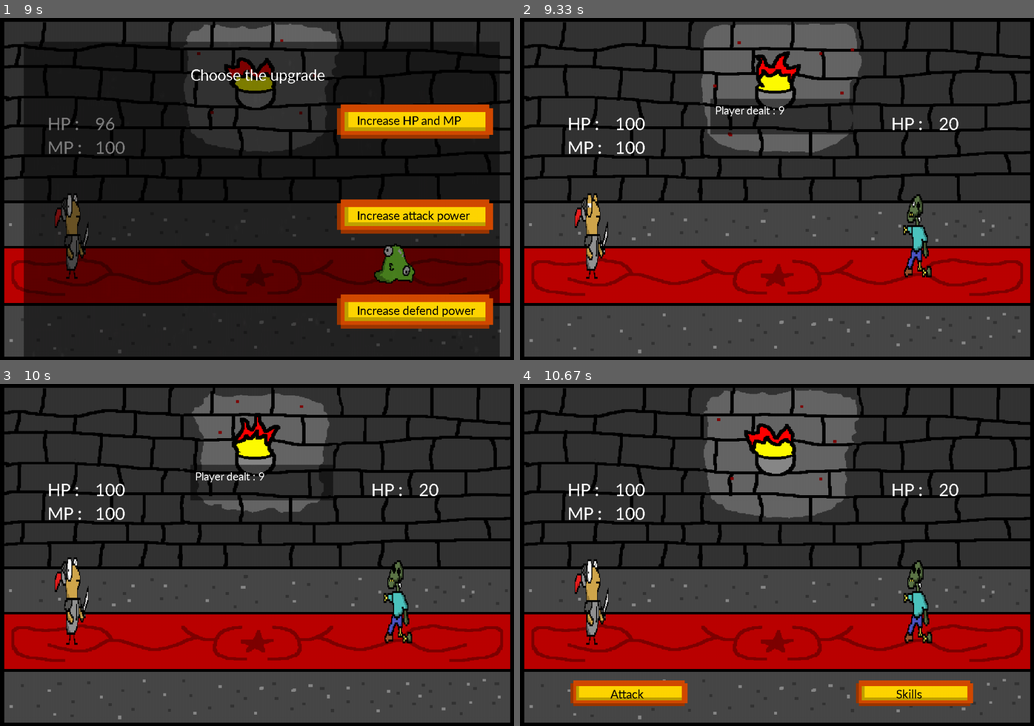
Above: before the commit, frames 1-4 (two rows, left to right).
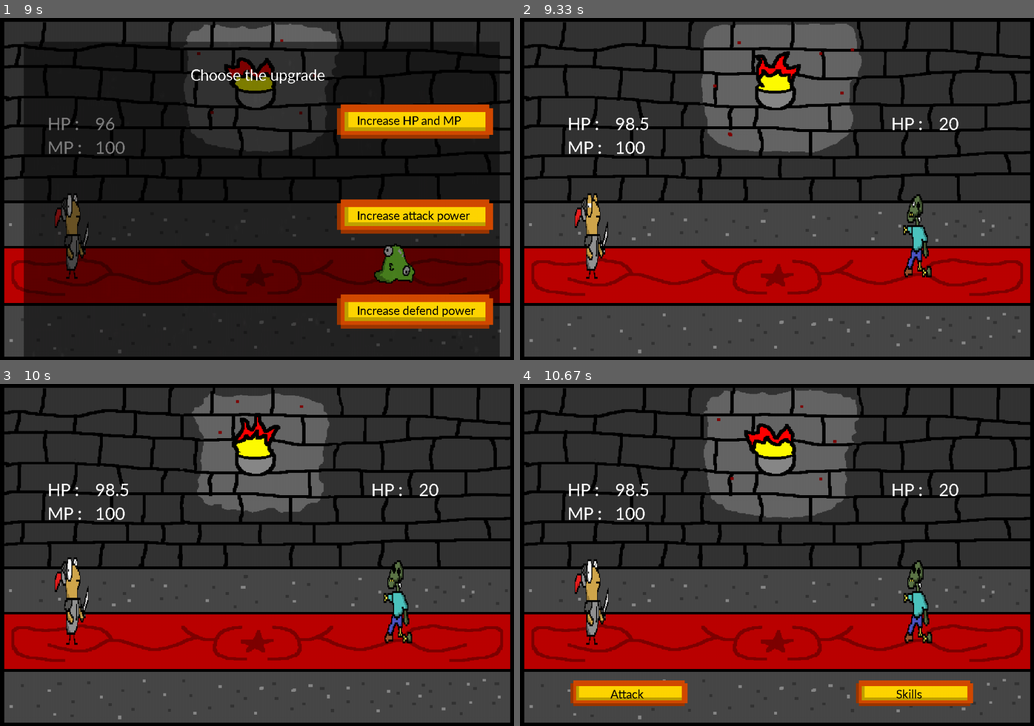
Above: after the commit, the same moments.

Repository: endamonking/CPE327ProjectPygame
Game: pygame game, started from main.py
Same seed, same stepped clock (60 frames per second), same inputs: the game is played once before the commit and once after it.
Inputs (mouse positions are in pixels of both pictures, inside the frame that each line leads up to):
- Up to frame 1 (9 s): press the mouse at (262, 212) at 0.37 s; move the mouse to (179, 240) at 0.47 s; release the mouse at (97, 267) at 0.6 s; press the mouse at (262, 332) at 0.7 s; move the mouse to (174, 219) at 0.8 s; release the mouse at (82, 106) at 0.93 s; press the mouse at (107, 325) at 1.03 s; move the mouse to (210, 243) at 1.13 s; release the mouse at (318, 165) at 1.27 s; press the mouse at (107, 325) at 2.37 s; move the mouse to (277, 192) at 2.47 s; release the mouse at (447, 59) at 2.6 s; press the mouse at (107, 325) at 4.1 s; move the mouse to (159, 267) at 4.2 s; move the mouse to (205, 206) at 4.3 s; release the mouse at (205, 206) at 4.33 s; click (411, 250) at 4.88 s; press the mouse at (411, 250) at 5.2 s; move the mouse to (380, 202) at 5.3 s; release the mouse at (344, 158) at 5.43 s; click "HP :" at 6.62 s; click "Next" at 7.85 s; move the mouse to (411, 250) at 8.97 s
- Up to frame 2 (9.33 s): press the mouse at (931, 250) at 9 s; move the mouse to (936, 216) at 9.1 s; release the mouse at (941, 182) at 9.23 s
- Up to frame 3 (10 s): no input
- Up to frame 4 (10.67 s): no input

Frame 1 is identical in both runs. In frame 2, 2.3% of the frame differs, in the area x 18-65%, y 23-34%; in frame 3, 2.3%; in frame 4, 0.1%.

Commit message:
Merge with Mickey file/change sound effect to global
- Merge with Mickey code, and change sound to global variable

Diff:
--- a/enemy.py
+++ b/enemy.py
@@ -12,6 +12,12 @@
 pygame.mixer.pre_init(44100,16,2,4096)
 #load asset
 BLACK = (0,0,0)
+WIDTH = 1080
+HEIGHT = 720
+WIN = pygame.display.set_mode((WIDTH, HEIGHT))
+fireBallEF = pygame.transform.scale(pygame.image.load(
+    os.path.join('Asset', 'Effect', 'fireBall.png')), (1800, 300))
+fireBallEF = pygame.transform.rotate(fireBallEF,180)
 animation_cooldown = 500
 blackScreen = pygame.transform.scale(pygame.image.load(os.path.join('Asset', 'blackScreen.jpg')), (300, 75))
 boss_effect = pygame.transform.scale(pygame.image.load(os.path.join('Asset', 'boss_effect.png')), (200, 200))
@@ -30,6 +36,7 @@
         self.attackPoint = attackPoint
         self.currentAtkPoint = self.attackPoint
         self.lastUpdate = pygame.time.get_ticks()
+        self.EfxLastUpdate = pygame.time.get_ticks() + 1
         self.i = 0
         self.enemy_image = pygame.image.load(f'Asset/{self.name}/0.png')
         self.enemy_image = pygame.transform.scale(self.enemy_image, (xScale, yScale))
@@ -38,9 +45,11 @@
         self.defendBuff = False
         self.attackBuff = False
         self.action = "idle"
+        self.showWhat = "nothing"
         self.casting = False
         self.skillList = []
         self.revi = 0
+        self.efxI = 0
         #Slime sound effect
         self.slime_attack = mixer.Sound(r'sound effect\Slime\regenerate.mp3')
         self.slime_attack.set_volume(0.04)
@@ -102,7 +111,6 @@
         self.boss2_drain_mana = mixer.Sound(r'sound effect\Dark knight P2\dark ball.mp3')
         self.boss2_drain_mana.set_volume(0.02)
 
-
     def getAttackPower(self):
         return self.attackPoint
 
@@ -168,13 +176,15 @@
             enemy.death = True
         return damaged, "monster"
     #dragon skill
-    def attackDragon(self,enemy):
+    def attackDragon(self,enemy,currentTime):
         global Defi
         print(Defi)
         rand = random.randint(1,100)
         damaged = 0
         if rand < 21:
             self.dragon_fire_breath.play()
+
+            self.displayFireBallEffect(WIN,currentTime)
             print("fire breathing")
             damaged = self.attackPoint * 1.5
 
@@ -200,7 +210,17 @@
             enemy.currentHp = 0
             enemy.death = True
         return damaged, "monster"
-
+    def displayFireBallEffect(self, WIN, currentTime):
+        if (currentTime - self.EfxLastUpdate >= 100):
+            self.EfxLastUpdate = currentTime
+            if self.efxI < 12:
+                self.efxI = self.efxI+1
+            else:
+                self.showWhat = "nothing"
+                self.efxI = 0
+                return
+        # width come from total width / total frame
+        WIN.blit(fireBallEF, (150 + ((12-self.efxI) * 50), 330), (((12-self.efxI) * 100), 0, 100, 300))
     #werewolf1 skill
     def attackWerewolf1(self,enemy):
         global Defi
@@ -448,6 +468,7 @@
                 self.revi = self.revi + 1
             else:
                 self.death = True
+            return gameStage
         elif self.currentHp <= 0 and self.name == "werewolf1":
             print("knight become werewolf")
             gameStage = "Next"
--- a/player.py
+++ b/player.py
@@ -5,6 +5,7 @@
 import os
 import button
 import math
+
 
 # Background music
 from pygame import mixer
@@ -145,12 +146,12 @@
             match self.passiveName:
                 case "Divine will":  # afterTurn
                     self.currentHp = self.currentHp + \
-                        (self.maxHp * self.passiveLevel)
+                        (self.maxHp * self.passiveLevel)*0.5
                     if self.currentHp >= self.maxHp:
                         self.currentHp = self.maxHp
                 case "Odin absolution":
                     self.currentMp = self.currentMp + \
-                        (self.maxMp * self.passiveLevel)
+                        (self.maxMp * self.passiveLevel)*0.5
                     if self.currentMp >= self.maxMp:
                         self.currentMp = self.maxMp
                 case _:
@@ -172,7 +173,7 @@
     def displayFireBallEffect(self, WIN, currentTime):
         if (currentTime - self.EfxLastUpdate >= 100):
             self.EfxLastUpdate = currentTime
-            if self.efxI < 17:
+            if self.efxI < 12:
                 self.efxI = self.efxI+1
             else:
                 self.showWhat = "nothing"
@@ -258,7 +259,7 @@
 
                     enemy.action = "stunned"
                     enemy.currentHp = enemy.currentHp - dmg
-                    self.currentMp = self.currentMp - 15
+                    self.currentMp = self.currentMp - 35
                     self.turn = False
                     enemy.turn = True
                     self.passiveCounter = 0
@@ -274,6 +275,7 @@
                     if dmg <= 0:
                         dmg = 0
                     self.player_paralyze.play()
+
 
                     enemy.action = "stunned"
                     self.currentMp = self.currentMp - 5
@@ -300,7 +302,7 @@
                     self.showWhat = "noMana"
                 return 0, "player"
             case "Restore mana":
-                reMana = self.attackPoint * 1.5
+                reMana = self.attackPoint * 1.1
                 self.currentMp = self.currentMp + reMana
                 if self.currentMp >= self.maxMp:
                     self.currentMp = self.maxMp
@@ -348,7 +350,6 @@
                     dmg = (self.currentAttackPoint * 2)
                     if dmg <= 0:
                         dmg = 0
-
                     self.player_lighting.play()
                     enemy.currentHp = enemy.currentHp - dmg
                     self.currentMp = self.currentMp - 25
--- a/stage1.py
+++ b/stage1.py
@@ -106,7 +106,7 @@
     elif monster.currentHp <= 0:
         gameState = monster.isDead()
     else:
-        turn(mainplayer, monster, mp,current_Time)
+        turn(mainplayer, monster, mp, current_Time)
 
     if gameState == "Win":
         mainplayer.showWhat = "nothing"
@@ -114,6 +114,7 @@
             WIN, mainplayer, mp, gameState, counter)
         mainplayer.turn = True
         monster.turn = False
+
     elif gameState == "Next":
         counter = counter + 1
         gameState = "Normal"
@@ -141,6 +142,7 @@
     mainplayer.showMenu(WIN, current_Time)
     monster.showMonsterStatus(WIN)
     showDamage(dmg, side, mainplayer)
+
     if action_cooldown == action_WaitTime:
         mainplayer.showWhat = "nothing"
         side = "Nothing"
@@ -177,7 +179,7 @@
                 elif monster.name == "zombie":
                     dmg, side = monster.attackZombie(mainplayer)
                 elif monster.name == "dragon":
-                    dmg, side = monster.attackDragon(mainplayer)
+                    dmg, side = monster.attackDragon(mainplayer,current_Time)
                 elif monster.name == "werewolf1":
                     dmg, side = monster.attackWerewolf1(mainplayer)
                 elif monster.name == "werewolf2":
@@ -203,7 +205,10 @@
                     dmg, side = monster.castWitch(mainplayer)
                 if monster.name == "boss2":
                     dmg, side = monster.castBoss(mainplayer)
-
+    if monster.death :
+        if monster.name != "zombie" or monster.revi == 3:
+            dmg = 0
+    print(monster.death)
     pygame.display.update()
 
 
@@ -229,14 +234,14 @@
 
 def createMonster(monster):
     # NAME,hp,Def,Atk,Xpose,Ypose
-    slime = enemy.enemy("slime",15,10,5,200,100)
-    zombie = enemy.enemy("zombie",20,5,5,200,200)
-    dragon = enemy.enemy("dragon",80,10,15,360,300)
-    werewolf1 = enemy.enemy("werewolf1",50,10,10, 200, 200)
-    werewolf2 = enemy.enemy("werewolf2",80,15,12, 200, 200)
-    witch = enemy.enemy("witch",100,10,30,200,200)
-    boss1 =enemy.enemy("boss1",150,15,40,200,200)
-    boss2 =enemy.enemy("boss2",200,15,50,200,200)
+    slime = enemy.enemy("slime", 15, 10, 5, 200, 100)
+    zombie = enemy.enemy("zombie", 20, 5, 5, 200, 200)
+    dragon = enemy.enemy("dragon", 100, 10, 15, 360, 300)
+    werewolf1 = enemy.enemy("werewolf1", 80, 10, 10, 200, 200)
+    werewolf2 = enemy.enemy("werewolf2", 100, 15, 12, 200, 200)
+    witch = enemy.enemy("witch", 200, 10, 30, 200, 200)
+    boss1 = enemy.enemy("boss1", 150, 15, 35, 200, 200)
+    boss2 = enemy.enemy("boss2", 200, 15, 40, 200, 200)
 
     #monster.append = enemy.enemy("zombie",80,0,20,200,100)
     # สร้างมอนเพิ่ม
@@ -257,7 +262,7 @@
     clock = pygame.time.Clock()
     gamRunning = True
     # order list name hp defend attack xpose ypose
-    mainplayer = player.player(100,100, 10, 10)
+    mainplayer = player.player(100, 100, 10, 10)
     createMonster(monster)
     mainplayer.turn = True
     while gamRunning:
